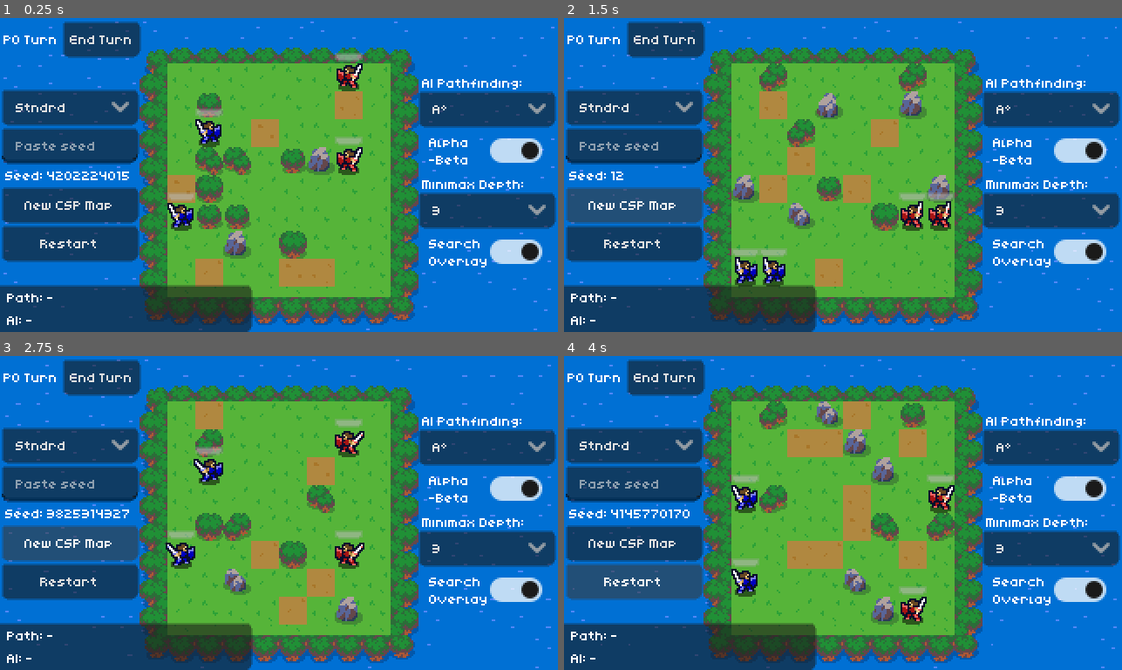
Above: before the commit, frames 1-4 (two rows, left to right).
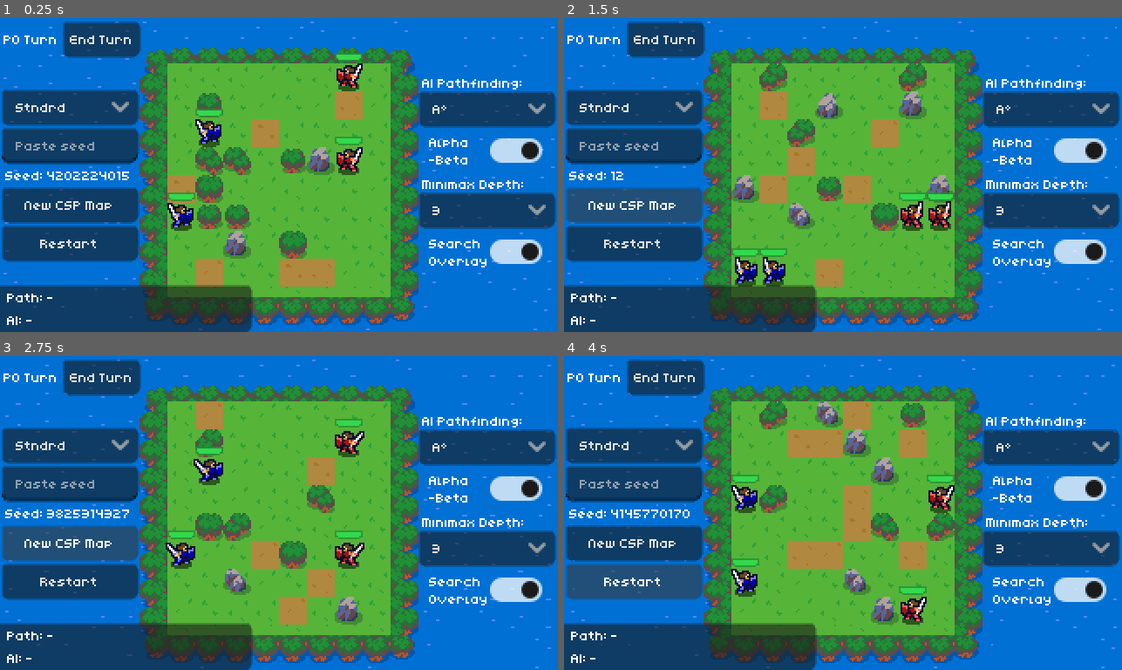
Above: after the commit, the same moments.

Repository: noor-shalaby/algo-knights
Game: Godot game, scene res://scenes/main.tscn
Two runs of this game, one before a commit and one after it. Both use one fixed random seed, a clock stepped at 60 frames per second and the inputs below.
Inputs (mouse positions are in pixels of both pictures, inside the frame that each line leads up to):
- Up to frame 1 (0.25 s): no input
- Up to frame 2 (1.5 s): click (630, 146) at 0.52 s; type "12" at 0.6 s; click "New CSP Map" at 1.25 s
- Up to frame 3 (2.75 s): click "New CSP Map" at 2 s
- Up to frame 4 (4 s): click "Restart" at 2.75 s; click "Restart" at 3.5 s

The runs differ from the first frame. In frame 1, 0.5% of the frame differs, in the area x 30-65%, y 11-59%; in frame 2, 0.5%; in frame 3, 0.5%; in frame 4, 0.5%.

Commit message:
feat(ui): add green-to-yellow-red HP bar gradient and outline in UnitView

Diff:
--- a/scenes/unit_view.tscn
+++ b/scenes/unit_view.tscn
@@ -11,6 +11,17 @@
 shader_parameter/pixel_size = 16.0
 shader_parameter/burn_color = Color(1, 0.45, 0.15, 1)
 shader_parameter/burn_width = 0.08
+
+[sub_resource type="StyleBoxFlat" id="StyleBoxFlat_tbgi4"]
+border_width_left = 1
+border_width_top = 1
+border_width_right = 1
+border_width_bottom = 1
+border_color = Color(0, 0, 0, 1)
+corner_radius_top_left = 1
+corner_radius_top_right = 1
+corner_radius_bottom_right = 1
+corner_radius_bottom_left = 1
 
 [node name="UnitView" type="Node2D" unique_id=1966297701]
 script = ExtResource("1_d6paq")
@@ -27,6 +38,7 @@
 offset_right = 8.0
 offset_bottom = -10.0
 mouse_filter = 2
+theme_override_styles/background = SubResource("StyleBoxFlat_tbgi4")
 max_value = 30.0
 value = 30.0
 show_percentage = false
--- a/scripts/view/unit_view.gd
+++ b/scripts/view/unit_view.gd
@@ -5,12 +5,17 @@
 const TEAM_0_FRAMES: SpriteFrames = preload("res://assets/sprites/team0_frames.tres")
 const TEAM_1_FRAMES: SpriteFrames = preload("res://assets/sprites/team1_frames.tres")
 
+const HP_FULL_COLOR: Color = Color(0.20, 0.85, 0.30, 1.0)
+const HP_MID_COLOR: Color = Color(0.95, 0.82, 0.15, 1.0)
+const HP_LOW_COLOR: Color = Color(0.90, 0.22, 0.22, 1.0)
+
 @onready var anim_sprite: AnimatedSprite2D = $AnimatedSprite2D
 @onready var hp_bar: ProgressBar = $HPBar
 
 var unit_id: int = -1
 var is_dying: bool = false
 var _flash_mat: ShaderMaterial
+var _hp_fill_style: StyleBoxFlat
 var _hp_tween: Tween
 var _active_tween: Tween
 
@@ -21,6 +26,16 @@
 	_flash_mat.set_shader_parameter("dissolve_progress", 0.0)
 	anim_sprite.material = _flash_mat
 
+	if hp_bar != null:
+		var base_fill: StyleBox = hp_bar.get_theme_stylebox("fill")
+		if base_fill is StyleBoxFlat:
+			_hp_fill_style = (base_fill as StyleBoxFlat).duplicate() as StyleBoxFlat
+		else:
+			_hp_fill_style = StyleBoxFlat.new()
+		hp_bar.add_theme_stylebox_override("fill", _hp_fill_style)
+		if not hp_bar.value_changed.is_connected(_on_hp_bar_value_changed):
+			hp_bar.value_changed.connect(_on_hp_bar_value_changed)
+
 func _exit_tree() -> void:
 	_kill_tweens()
 
@@ -29,6 +44,25 @@
 		_hp_tween.kill()
 	if _active_tween != null and _active_tween.is_valid():
 		_active_tween.kill()
+
+func _on_hp_bar_value_changed(new_val: float) -> void:
+	_apply_hp_gradient(new_val)
+
+func _apply_hp_gradient(current_val: float) -> void:
+	if _hp_fill_style == null or hp_bar == null:
+		return
+	var max_val: float = maxf(1.0, float(hp_bar.max_value))
+	var ratio: float = clampf(current_val / max_val, 0.0, 1.0)
+
+	var col: Color
+	if ratio >= 0.5:
+		var t_high: float = (ratio - 0.5) / 0.5
+		col = HP_MID_COLOR.lerp(HP_FULL_COLOR, t_high)
+	else:
+		var t_low: float = ratio / 0.5
+		col = HP_LOW_COLOR.lerp(HP_MID_COLOR, t_low)
+
+	_hp_fill_style.bg_color = col
 
 func setup(unit_data: Dictionary, world_pos: Vector2) -> void:
 	_kill_tweens()
@@ -40,6 +74,8 @@
 	anim_sprite.modulate = Color.WHITE
 	hp_bar.visible = true
 	hp_bar.max_value = max(1, unit_data.get("max_hp", unit_data["hp"]))
+	hp_bar.value = float(max(0, unit_data["hp"]))
+	_apply_hp_gradient(hp_bar.value)
 	update_from_data(unit_data)
 
 	if unit_data["team"] == 0:
@@ -60,11 +96,14 @@
 		return
 
 	var target_hp: float = float(max(0, unit_data["hp"]))
-	if hp_bar != null and not is_equal_approx(hp_bar.value, target_hp):
-		if _hp_tween != null and _hp_tween.is_valid():
-			_hp_tween.kill()
-		_hp_tween = create_tween()
-		_hp_tween.tween_property(hp_bar, "value", target_hp, 0.25).set_trans(Tween.TRANS_QUAD).set_ease(Tween.EASE_OUT)
+	if hp_bar != null:
+		if not is_equal_approx(hp_bar.value, target_hp):
+			if _hp_tween != null and _hp_tween.is_valid():
+				_hp_tween.kill()
+			_hp_tween = create_tween()
+			_hp_tween.tween_property(hp_bar, "value", target_hp, 0.25).set_trans(Tween.TRANS_QUAD).set_ease(Tween.EASE_OUT)
+		else:
+			_apply_hp_gradient(target_hp)
 
 	if is_dying or unit_data["hp"] <= 0:
 		if hp_bar != null:
@@ -208,4 +247,5 @@
 		var max_hp: float = float(unit_data.get("max_hp", unit_data.get("hp", 100)))
 		hp_bar.max_value = max_hp
 		hp_bar.value = float(max(0, unit_data.get("hp", 0)))
+		_apply_hp_gradient(hp_bar.value)
 		hp_bar.visible = visible
